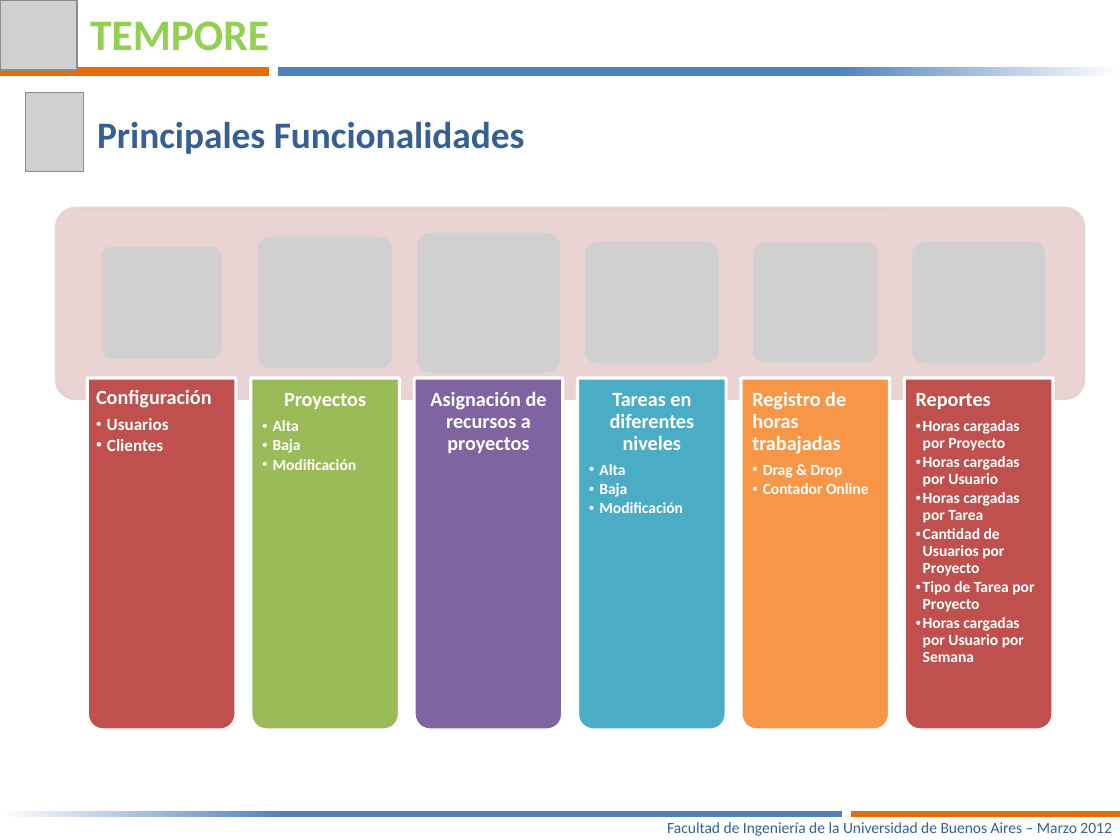
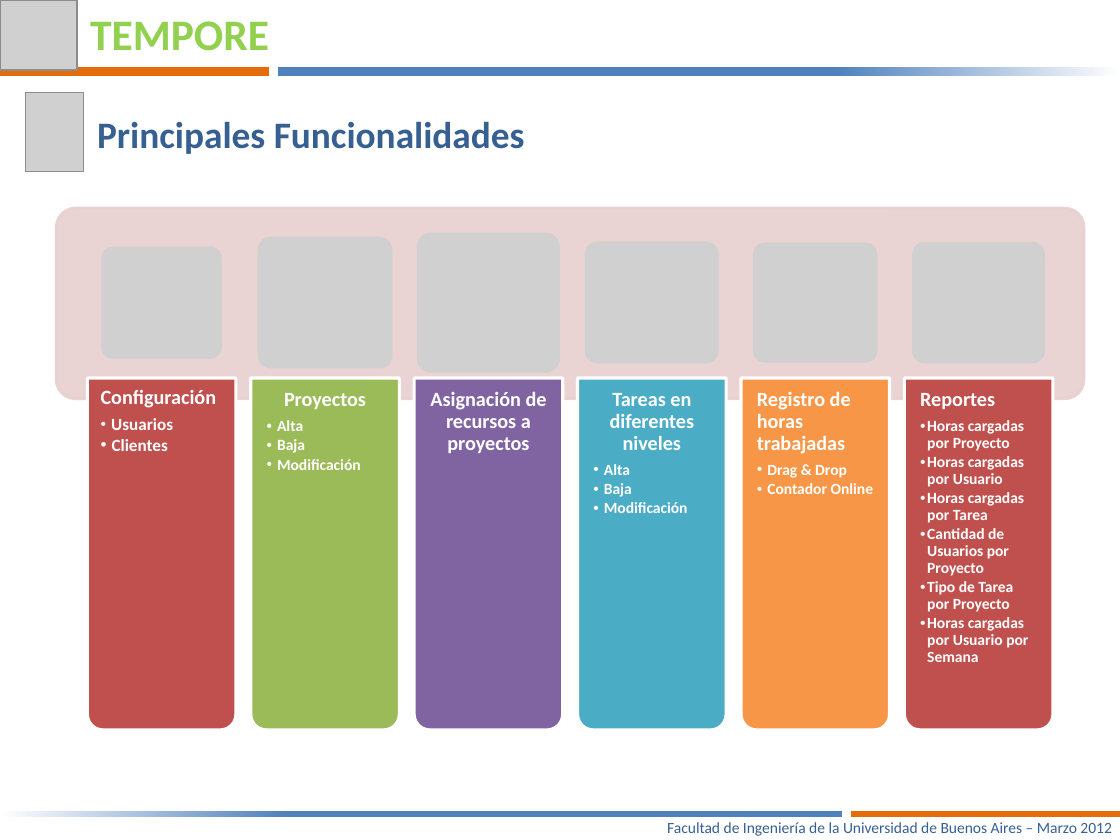
Before and after one commit to joshishimla99/tempore, a slide deck: slide 5 of docs/Presentacion Final/Tempore – Manejá tus tiempos-V6.pptx. Drawn at 1120x840 pixels with LibreOffice and Linux fonts; fonts in the diff are those of the drawing; grey boxes stand for pictures. Boxes give left, top, right and bottom in pixels: in the first picture for what was removed or moved away, otherwise in the second. Text is boxed around its words. In the diff, an @@ line names an element or a change of style, - is before the commit and + after.

```diff
--- a/docs/Presentacion Final/Tempore – Manejá tus tiempos-V6.pptx
+++ b/docs/Presentacion Final/Tempore – Manejá tus tiempos-V6.pptx
@@ text "Configuración": place and size @@
-text "Configuración" at (96, 390, 212, 451)
+text "Configuración" at (101, 390, 217, 451)
@@ text "Proyectos" rewrapped from (273, 393, 366, 470) to (277, 393, 366, 470) @@
@@ text "Tareas en diferentes niveles" rewrapped from (599, 393, 695, 513) to (604, 393, 695, 513) @@
@@ text "Registro de horas trabajadas": place and size @@
-text "Registro de horas trabajadas" at (752, 392, 869, 494)
+text "Registro de horas trabajadas" at (757, 392, 874, 494)
@@ text "Reportes" rewrapped from (916, 393, 1034, 662) to (920, 393, 1028, 662) @@
```
Also in this commit, not shown: 4 other slides changed, 2 slides added.
